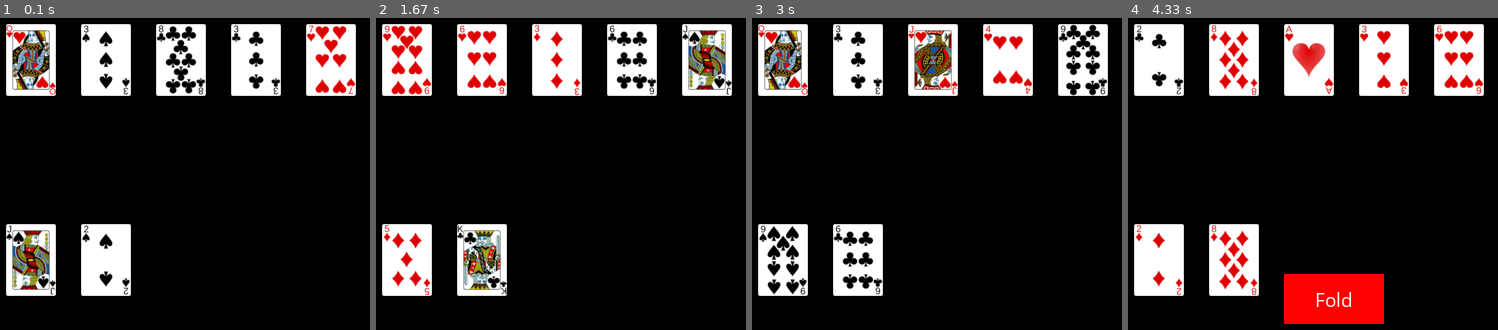
Above: before the commit, frames 1-4 (left to right).
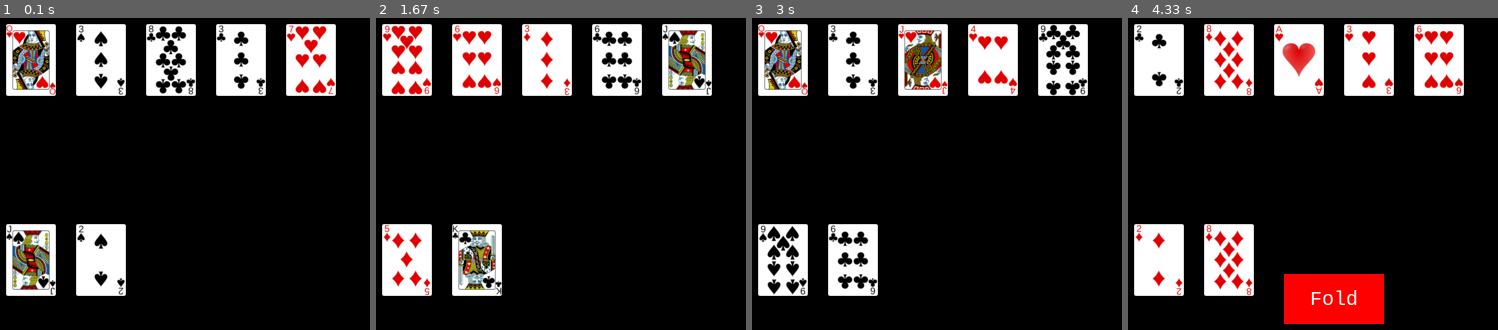
Above: after the commit, the same moments.

Repository: jmsyuen/nea
Game: pygame game, started from pygametest.py
The game is run twice, just before and just after one commit, with the same random seed, the same clock (stepped at 60 frames per second) and the same inputs.
Inputs (mouse positions are in pixels of both pictures, inside the frame that each line leads up to):
- Up to frame 1 (0.1 s): no input
- Up to frame 2 (1.67 s): press the mouse at (583, 298) at 0.37 s; move the mouse to (553, 136) at 0.47 s; release the mouse at (outside the picture) at 0.6 s; click (579, 286) at 0.72 s; click (outside the picture) at 1.05 s
- Up to frame 3 (3 s): click (959, 298) at 1.88 s; click (781, 55) at 2.22 s
- Up to frame 4 (4.33 s): click (1464, 298) at 3.05 s; click (outside the picture) at 3.38 s; click (1335, 298) at 4.22 s

The runs differ from the first frame. In frame 1, 11% of the frame differs, in the area x 20-97%, y 1-90%; in frame 2, 13%; in frame 3, 11%; in frame 4, 12%.

Commit message:
add large, small cards and 20 px border

Diff:
--- a/pygametest.py
+++ b/pygametest.py
@@ -10,17 +10,18 @@
 GREEN = (0, 128, 0)
 RED = (255, 0, 0)
 BLACK = (0, 0, 0)
-CARD_WIDTH, CARD_HEIGHT = 75, 100
+CARD_WIDTH, CARD_HEIGHT = 70, 92
+LARGE_CARD_WIDTH, LARGE_CARD_HEIGHT = 120, 164
 
 # Initialize Pygame window
 screen = pygame.display.set_mode((WIDTH, HEIGHT))
-pygame.display.set_caption("Pygame Poker Interface")
+pygame.display.set_caption("Poker")
 
 # Load card images
 card_images = []  # https://code.google.com/archive/p/vector-playing-cards/
 for suit in ["hearts", "diamonds", "spades", "clubs"]:
   for value in range(2, 15):
-      card_images.append(pygame.image.load(f"cards/{suit}.{value}.png"))
+      card_images.append(pygame.image.load(f"small_cards/{suit}.{value}.png"))
 
 # Function to draw cards
 def draw_cards(cards, x, y):
@@ -39,7 +40,7 @@
     else:
       pygame.draw.rect(screen, color, (x, y, width, height))
 
-    small_text = pygame.font.SysFont("comicsansms", 20)
+    small_text = pygame.font.SysFont("courier", 20)
     text_surface, text_rect = text_objects(text, small_text)
     text_rect.center = ((x + (width / 2)), (y + (height / 2)))
     screen.blit(text_surface, text_rect)
Binary file added: large_cards/back.png
Binary file added: large_cards/clubs.10.png
Binary file added: large_cards/clubs.11.png
Binary file added: large_cards/clubs.12.png
Binary file added: large_cards/clubs.13.png
Binary file added: large_cards/clubs.14.png
Binary file added: large_cards/clubs.2.png
Binary file added: large_cards/clubs.3.png
Binary file added: large_cards/clubs.4.png
Binary file added: large_cards/clubs.5.png
Binary file added: large_cards/clubs.6.png
Binary file added: large_cards/clubs.7.png
(and 94 more such lines)
